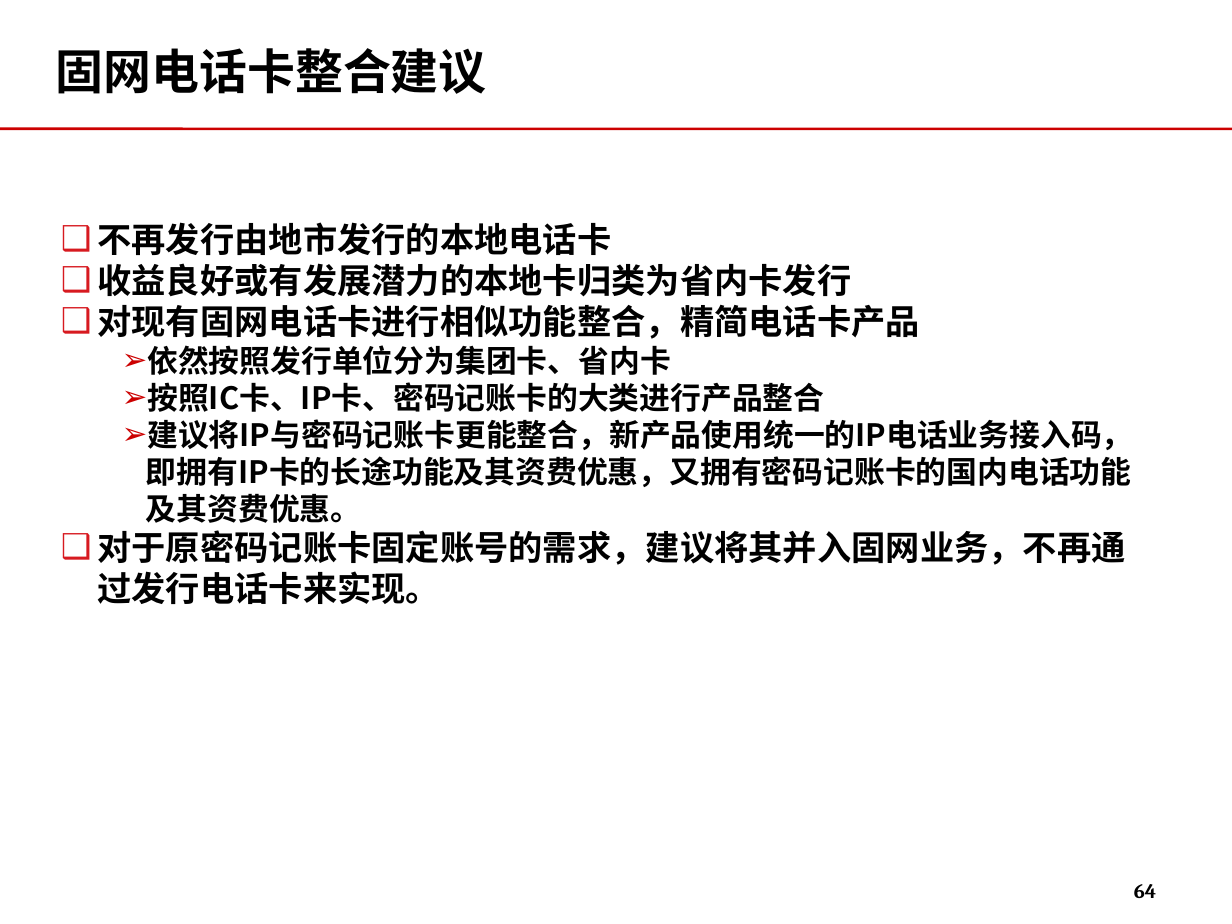
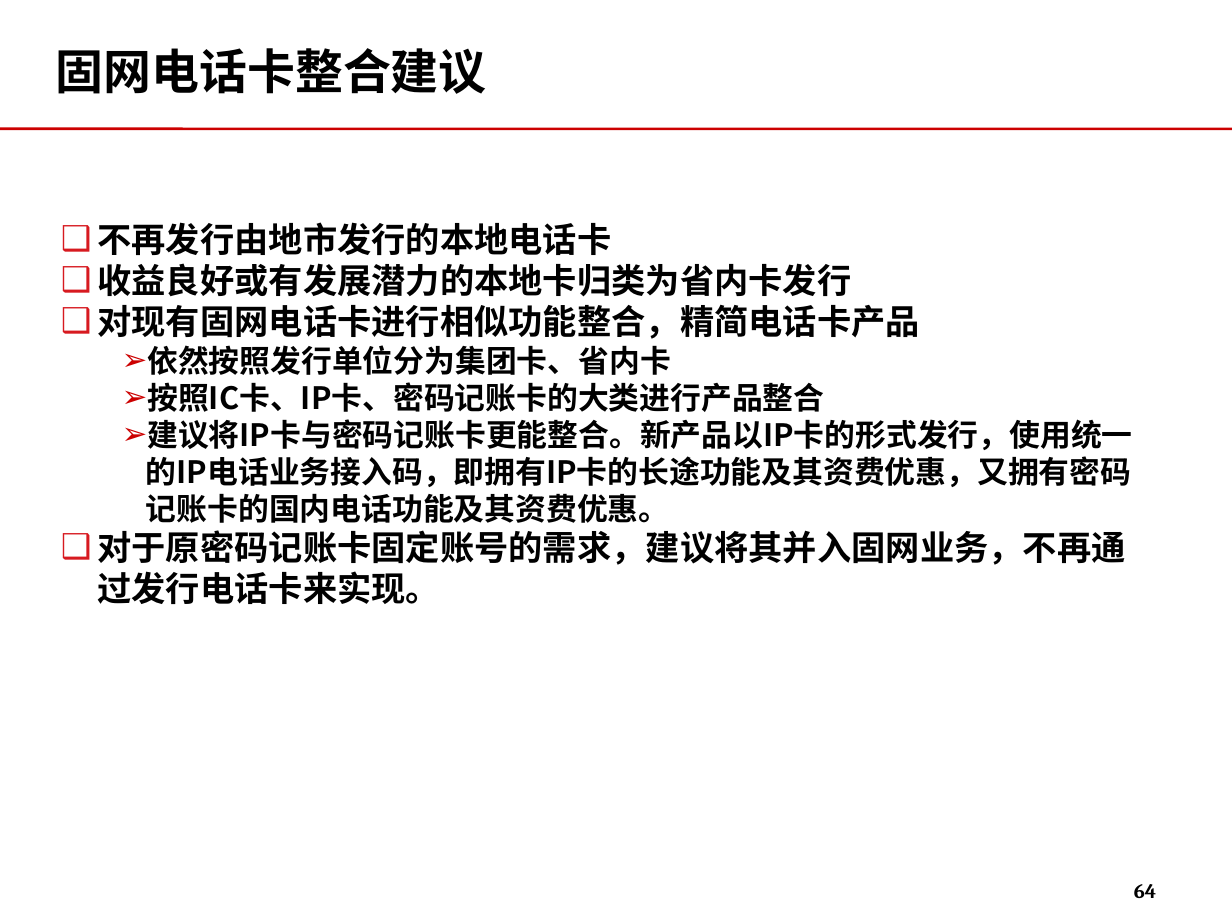
Before and after one commit to momo1101/unicardsrch, a slide deck: slide 64 of 软课题文本/软课题-中国联通电信卡业务及策略研究.ppt. Drawn at 1232x924 pixels with LibreOffice and Linux fonts; fonts in the diff are those of the drawing; background and template pictures are left out. Boxes give left, top, right and bottom in pixels: in the first picture for what was removed or moved away, otherwise in the second. Text is boxed around its words. In the diff, an @@ line names an element or a change of style, - is before the commit and + after.

Commit message:
对固网卡结论少许修改

```diff
--- a/软课题文本/软课题-中国联通电信卡业务及策略研究.ppt
+++ b/软课题文本/软课题-中国联通电信卡业务及策略研究.ppt
@@ text at box(146, 419, 1132, 523): text changed @@
-  ➢ 建议将IP与密码记账卡更能整合，新产品使用统一的IP电话业务接入码，即拥有IP卡的长途功能及其资费优惠，又拥有密码记账卡的国内电话功能及其资费优惠。
+  ➢ 建议将IP卡与密码记账卡更能整合。新产品以IP卡的形式发行，使用统一的IP电话业务接入码，即拥有IP卡的长途功能及其资费优惠，又拥有密码记账卡的国内电话功能及其资费优惠。
```
